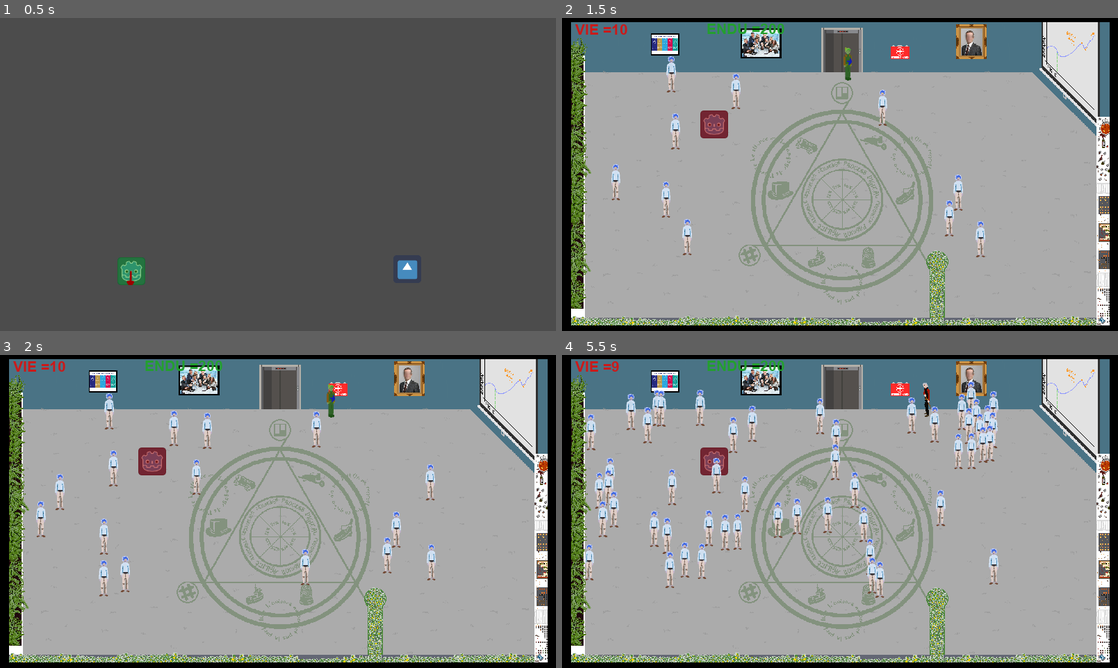
Above: before the commit, frames 1-4 (two rows, left to right).
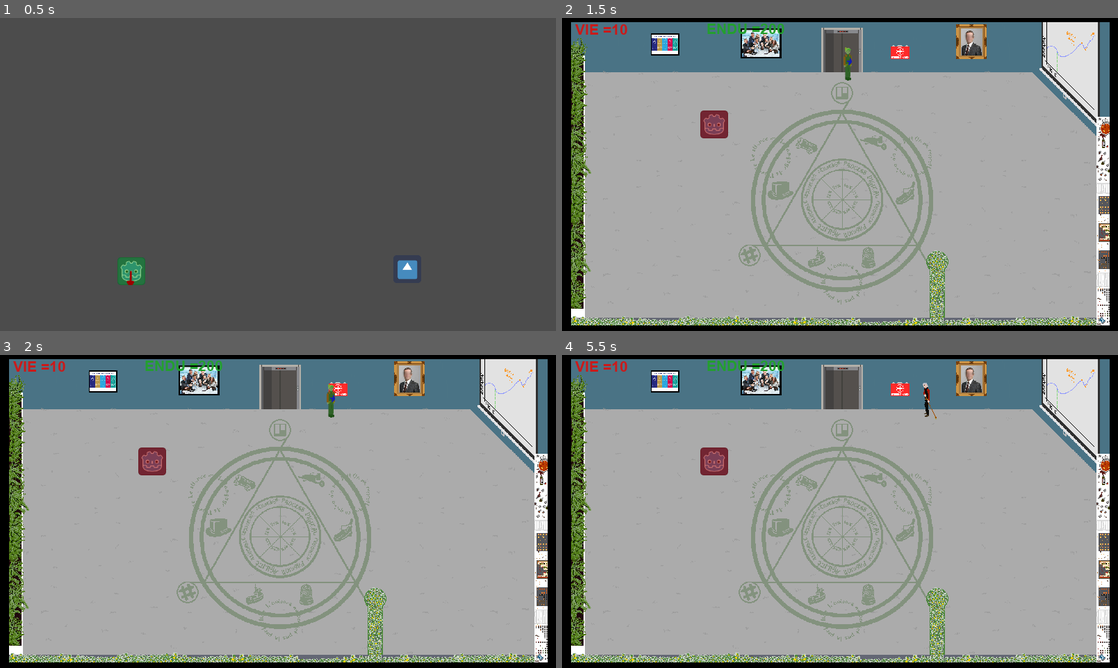
Above: after the commit, the same moments.

Repository: Ant0yne/action_concierge
Game: Godot game, scene res://Scenes/Menu.tscn
The game is run twice, just before and just after one commit, with the same random seed, the same clock (stepped at 60 frames per second) and the same inputs. The engine's default icon, where the game draws it, is replaced by a stand-in: a white triangle on a blue panel in a dark square.
Inputs (mouse positions are in pixels of both pictures, inside the frame that each line leads up to):
- Up to frame 1 (0.5 s): no input
- Up to frame 2 (1.5 s): click (695, 271) at 0.5 s; tap Enter at 1.25 s; hold Right (ui_right) from 1.28 s (still down); tap Space (ui_select) at 1.35 s
- Up to frame 3 (2 s): keep holding Right (ui_right); tap Space (ui_select) at 1.52, 1.82 s
- Up to frame 4 (5.5 s): release Right (ui_right) at 2.03 s; hold Down (ui_down) 2.03-2.78 s; tap Space (ui_select) at 2.1, 2.27, 2.57, 2.85, 3.6, 3.77, 4.07, 4.35, 4.52, 4.82, 5.1, 5.27 s; hold Right (ui_right) 2.78-3.53 s; hold Up (ui_up) 3.53-4.28 s; hold Left (ui_left) from 4.28 s (still down)

Frame 1 is identical in both runs. In frame 2, 1.3% of the frame differs, in the area x 8-77%, y 12-77%; in frame 3, 2.1%; in frame 4, 6.3%, in the area x 4-79%, y 2-78%.

Commit message:
Fin spawn + anim cercle

Diff:
--- a/Scenes/Cercle.gd
+++ b/Scenes/Cercle.gd
@@ -1,13 +1,50 @@
 extends AnimatedSprite
 
 onready var collisionShape2DCercle = $Area2D/CollisionShape2D
+onready var cercleDonnee = CercleDonnees
+
+func _process(delta):
+	if animation == "Idle Rempli" && cercleDonnee.ennemi_zero == true && cercleDonnee.nbre_vague == 1:
+		set_animation("Idle Abime 1")
+		play()
+
+	if animation == "Idle Abime 1" && cercleDonnee.ennemi_zero == true && cercleDonnee.nbre_vague == 2:
+		set_animation("Idle Abime 2")
+		play()
+
+	if animation == "Idle Abime 2" && cercleDonnee.ennemi_zero == true && cercleDonnee.nbre_vague == 3:
+		set_animation("Idle Detruit")
+		play()
 
 func _on_Area2D_body_entered(body):
 	if animation == "Idle Vide":
 		set_animation("Remplissage")
 		play()
 
+	if animation == "Idle Abime 1" && cercleDonnee.ennemi_zero == true:
+		set_animation("Eclairage")
+		play()
+		cercleDonnee.eclairage_joue = true
+
+	if animation == "Idle Abime 2" && cercleDonnee.ennemi_zero == true:
+		set_animation("Eclairage")
+		play()
+		cercleDonnee.eclairage_joue = true
+
 func _on_Cercle_animation_finished():
 	if animation == "Remplissage":
 		set_animation("Eclairage")
 		play()
+		cercleDonnee.eclairage_joue = true
+
+	if animation == "Eclairage" && cercleDonnee.nbre_vague == 0:
+		set_animation("Idle Rempli")
+		play()
+
+	if animation == "Eclairage" && cercleDonnee.nbre_vague == 2:
+		set_animation("Idle Abime 1")
+		play()
+
+	if animation == "Eclairage" && cercleDonnee.nbre_vague == 3:
+		set_animation("Idle Abime 2")
+		play()
--- /dev/null
+++ b/Scenes/CercleDonnees.gd
@@ -0,0 +1,9 @@
+extends Node
+
+
+var eclairage_joue = bool(false)
+var ennemi_zero = bool(false)
+var nbre_vague = int(0)
+
+func _process(delta):
+	print(nbre_vague)
--- /dev/null
+++ b/Scenes/CercleDonnees.tscn
@@ -0,0 +1,6 @@
+[gd_scene load_steps=2 format=2]
+
+[ext_resource path="res://Scenes/CercleDonnees.gd" type="Script" id=1]
+
+[node name="CercleDonnees" type="Node"]
+script = ExtResource( 1 )
--- a/Scenes/Perso.tscn
+++ b/Scenes/Perso.tscn
@@ -1036,7 +1036,8 @@
 
 [node name="AnimatedSprite" type="AnimatedSprite" parent="."]
 frames = SubResource( 1 )
-animation = "Idle Bas"
+animation = "Attaque Bas"
+offset = Vector2( -5, -15 )
 
 [node name="CollisionShape2D" type="CollisionShape2D" parent="."]
 position = Vector2( 0, 46 )
@@ -1070,14 +1071,14 @@
 parameters/Marche/blend_position = Vector2( 0, 0 )
 
 [node name="Position2D" type="Position2D" parent="."]
-rotation = 3.14159
+rotation = 1.5708
 
 [node name="BalaiHitBox" parent="Position2D" instance=ExtResource( 14 )]
 collision_mask = 8
 script = ExtResource( 19 )
 
 [node name="CollisionShape2D" parent="Position2D/BalaiHitBox" index="0"]
-position = Vector2( 27, 0 )
+position = Vector2( 62, 0 )
 shape = SubResource( 47 )
 disabled = true
 
--- a/Scenes/RH.tscn
+++ b/Scenes/RH.tscn
@@ -50,7 +50,7 @@
 shape = SubResource( 3 )
 
 [node name="Stats" parent="." instance=ExtResource( 4 )]
-max_vie = 3
+max_vie = 1
 
 [node name="DetectionPerso" parent="." instance=ExtResource( 5 )]
 
--- a/Script/GestionRH.gd
+++ b/Script/GestionRH.gd
@@ -1,24 +1,29 @@
 extends Node2D
+
+onready var cercle = CercleDonnees
 
 const RH = preload("res://Scenes/RH.tscn")
 
 var vecteur_cible
 var nbre_rh = int(6)
 var ajout_nbre_rh = int(3)
-var nbre_vague = int(1)
 
 func _ready():
 	_random_position()
 
 func _process(delta):
-	if Input.is_action_just_released("ui_select"):
-		nbre_vague += 1
-		nbre_rh += ajout_nbre_rh
+	if get_child_count() <= 0:
+		cercle.ennemi_zero = true
+	if cercle.eclairage_joue == true && get_child_count() <= 0 :
+		cercle.ennemi_zero = false
 		while get_child_count() <= nbre_rh:
 			var rh = RH.instance()
 			rh.global_position = vecteur_cible
 			add_child(rh)
 			_random_position()
+		cercle.eclairage_joue = false
+		nbre_rh += ajout_nbre_rh
+		cercle.nbre_vague += 1
 
 func _random_position():
 	vecteur_cible = Vector2(rand_range(80, 1065), rand_range(110, 520))
--- a/project.godot
+++ b/project.godot
@@ -22,6 +22,7 @@
 [autoload]
 
 PersoStats="*res://Scenes/PersoStats.tscn"
+CercleDonnees="*res://Scenes/CercleDonnees.gd"
 
 [display]
 
